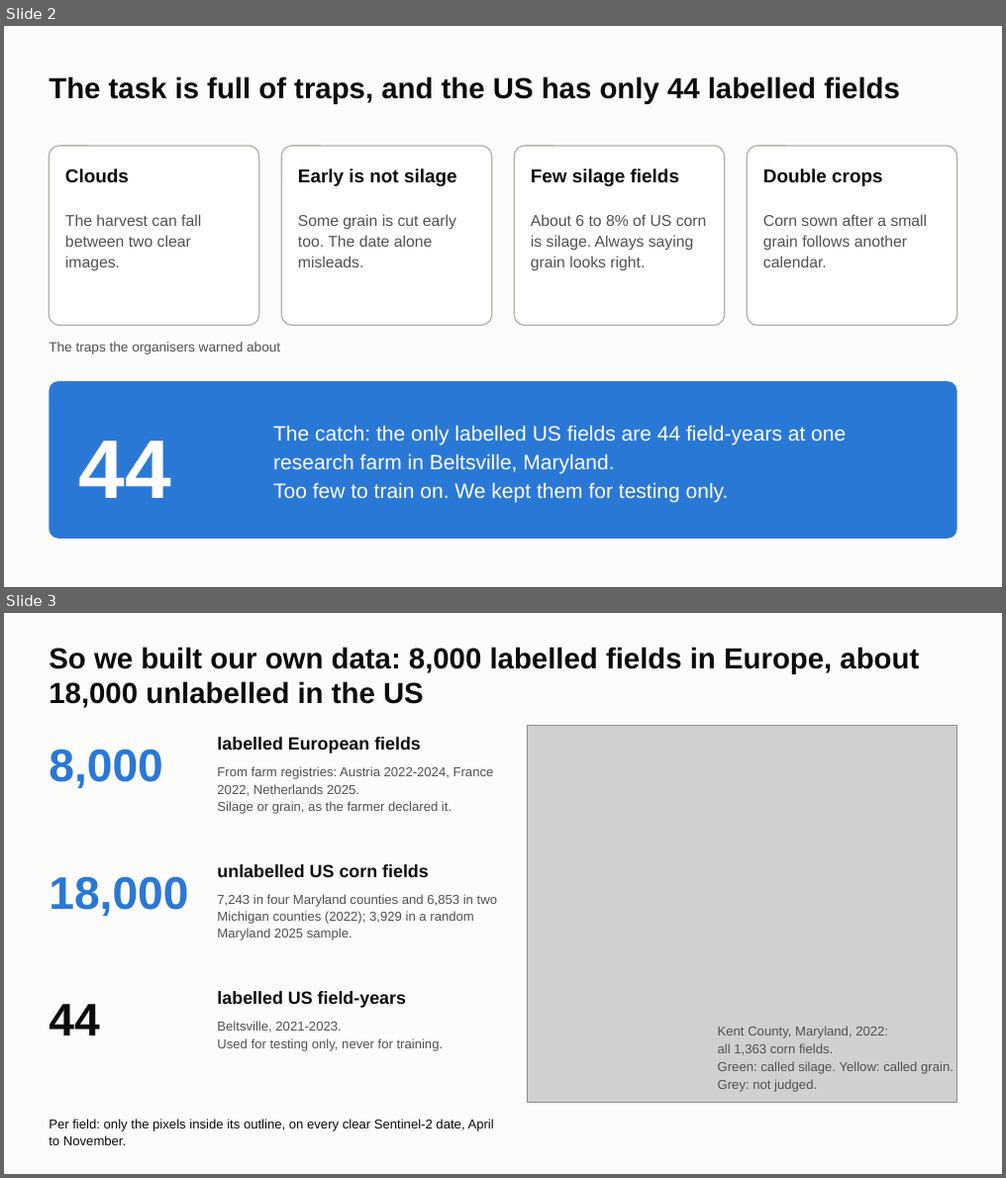
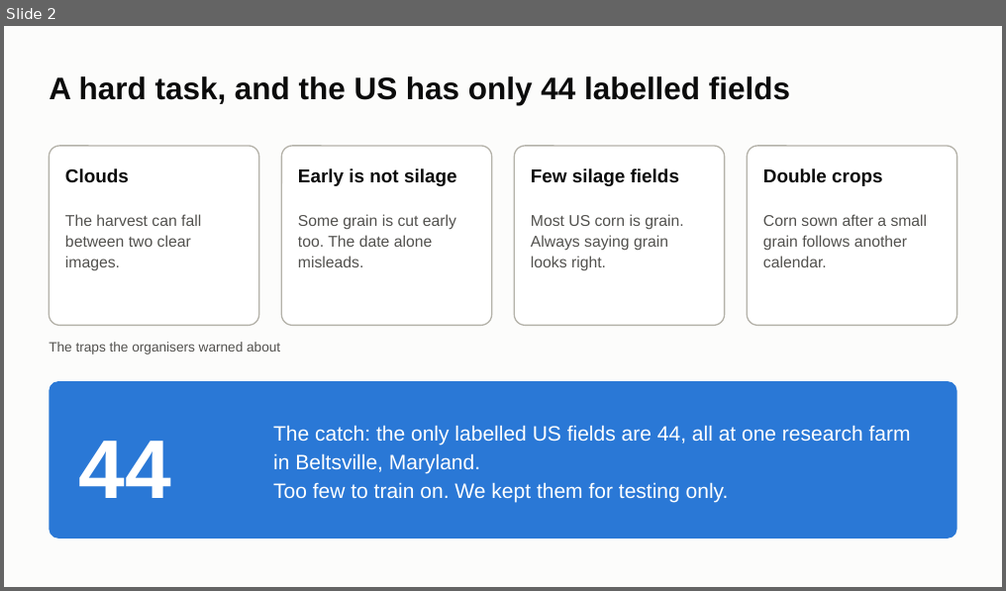
Before and after one commit to ChenSiyun1234/FieldVision, a slide deck: handoff/presentation/FieldVision_model_story.pptx. Shown one above the other, each under a label of ours: slides 2 and 3 before the commit, slide 2 after it. The pictures are 1006x1178 and 1006x591 pixels, drawn with LibreOffice and Linux fonts; fonts in the diff are those of the drawing; grey boxes stand for pictures. Boxes give left, top, right and bottom in pixels: in the first picture for what was removed or moved away, otherwise in the second. Text is boxed around its words. In the diff, an @@ line names an element or a change of style, - is before the commit and + after.

```diff
--- a/handoff/presentation/FieldVision_model_story.pptx
+++ b/handoff/presentation/FieldVision_model_story.pptx
@@ slide 3 removed at (4, 613, 1002, 1174), background #FCFCFB @@
@@ title removed at (49, 647, 919, 708) @@
-So we built our own data: 8,000 labelled fields in Europe, about 18,000 unlabelled in the US
@@ picture removed at (527, 725, 957, 1102) @@
@@ text removed at (49, 749, 163, 788) @@
-8,000
@@ text removed at (217, 737, 421, 754) @@
-labelled European fields
@@ text removed at (217, 766, 494, 814) @@
-From farm registries: Austria 2022-2024, France 2022, Netherlands 2025.
-Silage or grain, as the farmer declared it.
@@ text removed at (49, 876, 188, 916) @@
-18,000
@@ text removed at (217, 864, 429, 877) @@
-unlabelled US corn fields
@@ text removed at (217, 894, 497, 941) @@
-7,243 in four Maryland counties and 6,853 in two Michigan counties (2022); 3,929 in a random Maryland 2025 sample.
@@ text removed at (217, 991, 406, 1008) @@
-labelled US field-years
@@ text removed at (49, 1004, 99, 1036) @@
-44
@@ text removed at (217, 1021, 444, 1052) @@
-Beltsville, 2021-2023.
-Used for testing only, never for training.
@@ text removed at (718, 1026, 953, 1092) @@
-Kent County, Maryland, 2022:
-all 1,363 corn fields.
-Green: called silage. Yellow: called grain. Grey: not judged.
@@ text removed at (49, 1119, 494, 1146) @@
-Per field: only the pixels inside its outline, on every clear Sentinel-2 date, April to November.
@@ slide 2 changed as well @@
@@ title at (49, 76, 790, 105): text changed; size 28 to 30 pt @@
-The task is full of traps, and the US has only 44 labelled fields
+A hard task, and the US has only 44 labelled fields
@@ text at (531, 214, 683, 272): text changed @@
-About 6 to 8% of US corn is silage. Always saying grain looks right.
+Most US corn is grain. Always saying grain looks right.
@@ text at (273, 425, 911, 474): text changed @@
-The catch: the only labelled US fields are 44 field-years at one research farm in Beltsville, Maryland.
+The catch: the only labelled US fields are 44, all at one research farm in Beltsville, Maryland.
```
Also in this commit, not shown: 6 other slides changed, 5 slides added, 7 other slides removed, 2 other files.
